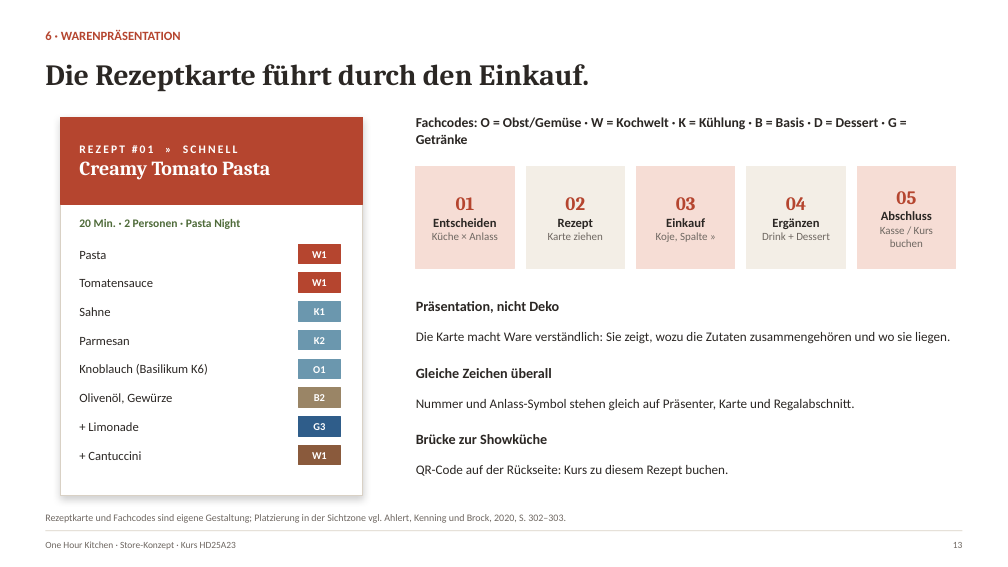
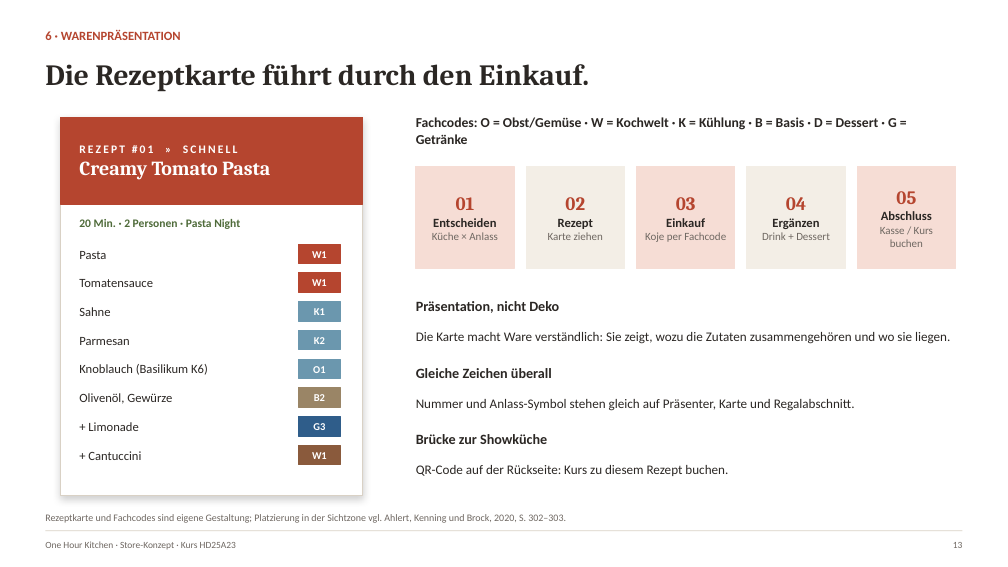
Before and after one commit to benhaaf/one-hour-kitchen, a slide deck: slide 13 of praesentation/One_Hour_Kitchen_Store-Konzept_v2.pptx. Drawn at 1008x567 pixels with LibreOffice and Linux fonts; fonts in the diff are those of the drawing. Boxes give left, top, right and bottom in pixels: in the first picture for what was removed or moved away, otherwise in the second. Text is boxed around its words. In the diff, an @@ line names an element or a change of style, - is before the commit and + after.

```diff
--- a/praesentation/One_Hour_Kitchen_Store-Konzept_v2.pptx
+++ b/praesentation/One_Hour_Kitchen_Store-Konzept_v2.pptx
@@ text at box(645, 232, 726, 242): text changed @@
-Koje, Spalte »
+Koje per Fachcode
```
Also in this commit, not shown: 2 other slides changed, 6 other files.
